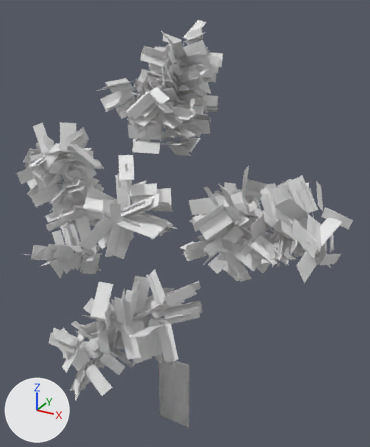
Renders of the OBJ model ExeProject/Resources/Model/tree_leaf3.obj from each side of a commit.
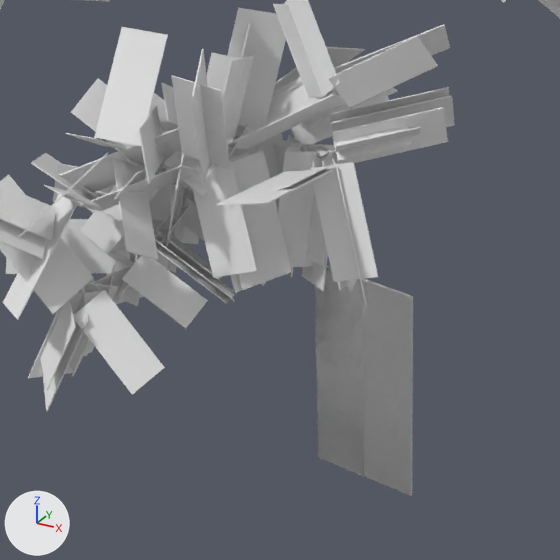
The first picture shows the older version from a camera (50 mm lens) standing at (6.02, -10.27, 11.88) and looking at (0.21, 0.29, 6.6). The close-ups show both versions on the part from 17% to 63% of the width and 61% to 100% of the height of that picture. The axes (+X, +Y, +Z) are drawn at lower left. The lights are the same throughout. Where no turn or scale is listed for an object, it has been applied to the vertices. Vertices at the same position are counted once.

In view in the first close-up: 'tree_leaf3'.
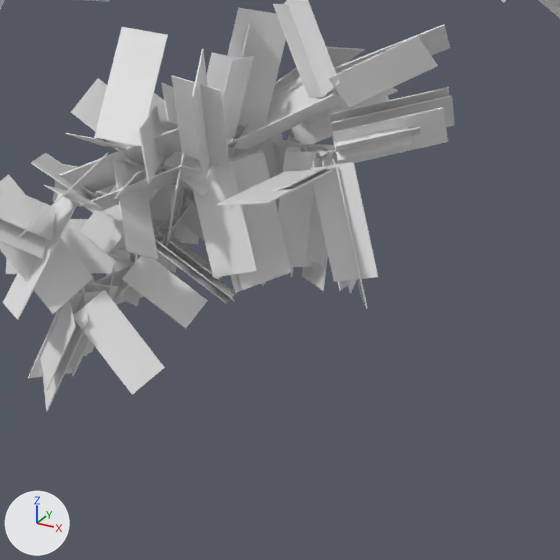
Patch to the scene script:
```diff
--- a/ExeProject/Resources/Model/tree_leaf3.obj.py
+++ b/ExeProject/Resources/Model/tree_leaf3.obj.py
@@ me_tree_leaf3 @@
 me_tree_leaf3.from_pydata(...)  # 7324 vertices, 5495 faces; spans x -4.41..4.36, y -4.26..3.73, z 0.1..11.39
 # used by ob_tree_leaf3; location = (0.0, 0.0, 0.0)
-me_tree_leaf3.materials.append(mat_leaf_1_initialshadinggroup)  # white #e7e7e7
+# me_tree_leaf3 part 1: the loose piece of 12 vertices spanning x -0.5..0.5, y -0.01..0.01, z 0.1..2.39 is deleted
+# me_tree_leaf3 part 2: the loose piece of 8 vertices spanning x -0.5..0.5, y -0.01..0.01, z 0.1..2.39 is deleted
```

Where the change shows, as pixel boxes (x1, y1, x2, y2) in the close-ups (560 x 560 px):
'tree_leaf3', reshaped: before (0, 0, 560, 496); after (0, 0, 560, 412)
part 1 of me_tree_leaf3, deleted: before (314, 268, 413, 496)
part 2 of me_tree_leaf3, deleted: before (314, 266, 412, 495)
